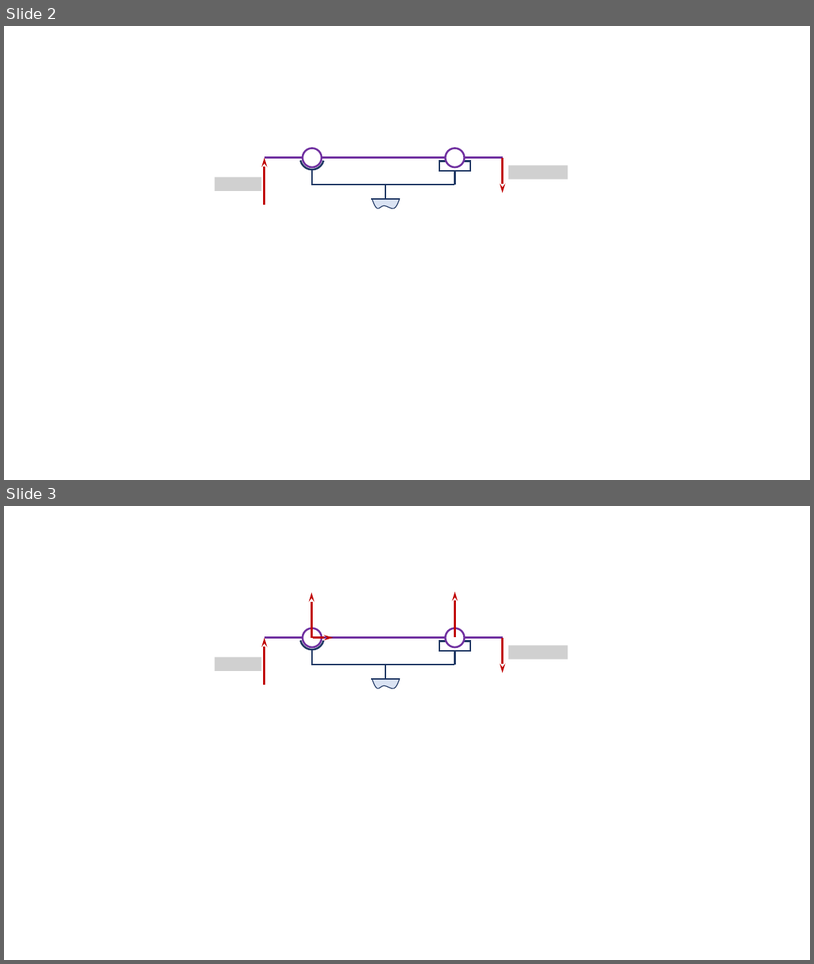
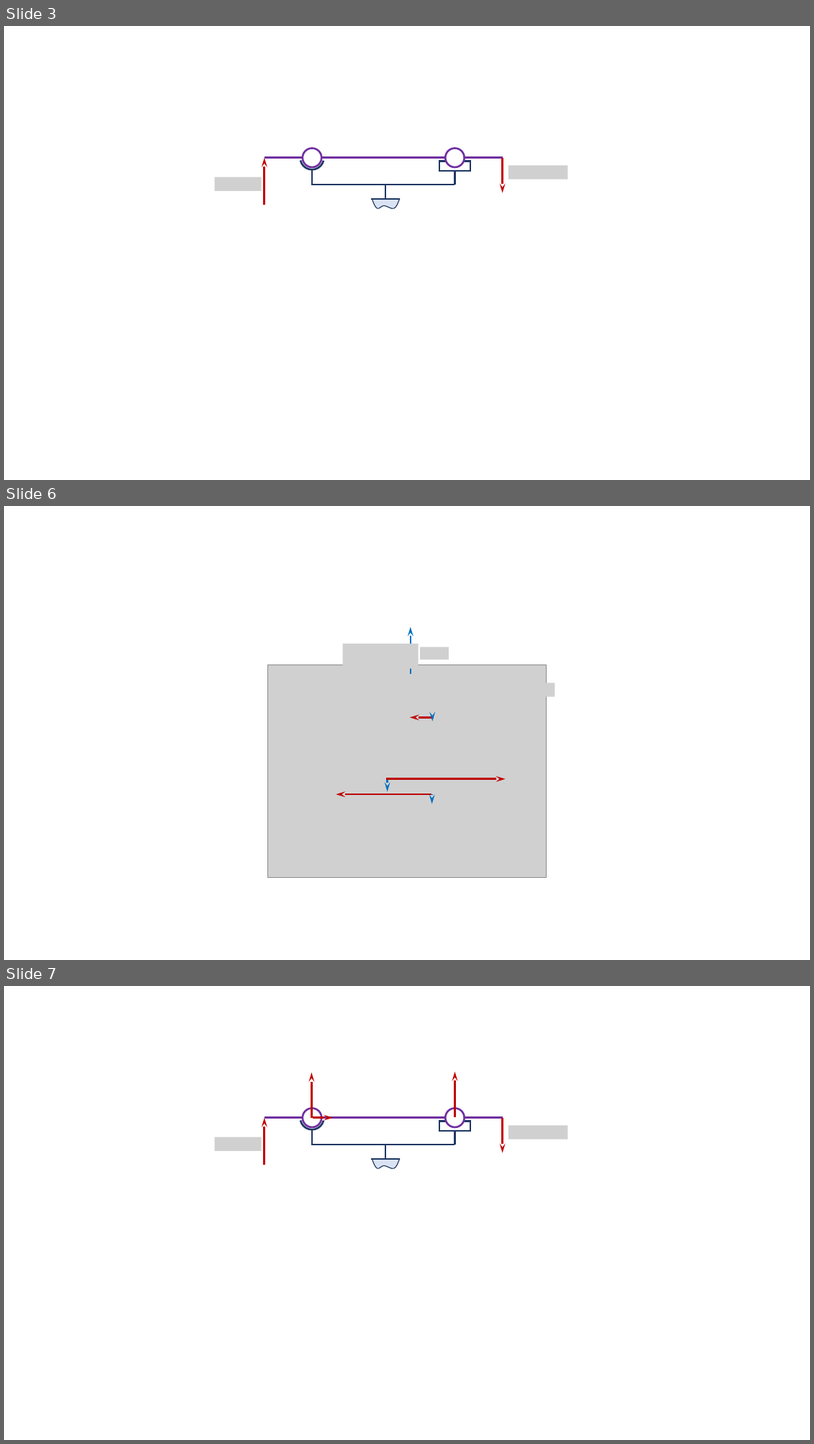
Before and after one commit to xpessoles/Sujets_Concours, a slide deck: 2022/Exemple/FichiersProf/Corrigé LaTeX/images/Figures.pptx. Shown one above the other, each under a label of ours: slides 2 and 3 before the commit, slides 3, 6 and 7 after it; the slides between them are not shown. The pictures are 814x964 and 814x1444 pixels, drawn with LibreOffice and Linux fonts; fonts in the diff are those of the drawing; grey boxes stand for pictures; background and template pictures are left out. Boxes give left, top, right and bottom in pixels: in the first picture for what was removed or moved away, otherwise in the second. Text is boxed around its words. In the diff, an @@ line names an element or a change of style, - is before the commit and + after.

```diff
--- a/2022/Exemple/FichiersProf/Corrigé LaTeX/images/Figures.pptx
+++ b/2022/Exemple/FichiersProf/Corrigé LaTeX/images/Figures.pptx
@@ slide 6 added at (4, 506, 810, 960), background #FFFFFF @@
@@ arrow added from (411, 674) to (411, 627), #0070C0 2.25 pt @@
@@ picture added at (343, 644, 419, 668) @@
@@ picture added at (420, 647, 449, 659) @@
@@ picture added at (268, 664, 547, 877) @@
@@ picture added at (396, 700, 414, 716) @@
@@ picture added at (509, 682, 555, 697) @@
@@ arrow added from (434, 717) to (410, 717), #C00000 2.25 pt @@
@@ arrow added from (433, 719) to (433, 721), #0070C0 2.25 pt @@
@@ picture added at (437, 724, 454, 740) @@
@@ picture added at (491, 753, 509, 769) @@
@@ picture added at (319, 772, 337, 788) @@
@@ picture added at (363, 777, 381, 793) @@
@@ arrow added from (386, 779) to (506, 779), #C00000 2.25 pt @@
@@ arrow added from (388, 780) to (388, 792), #0070C0 2.25 pt @@
@@ arrow added from (432, 794) to (336, 794), #C00000 2.25 pt @@
@@ arrow added from (432, 794) to (432, 803), #0070C0 2.25 pt @@
@@ picture added at (446, 791, 463, 807) @@
@@ what was slide 2 is now slide 3 @@
@@ what was slide 3 is now slide 7 @@
```
Also in this commit, not shown: 1 slide changed, 3 other slides added, 5 other files.
